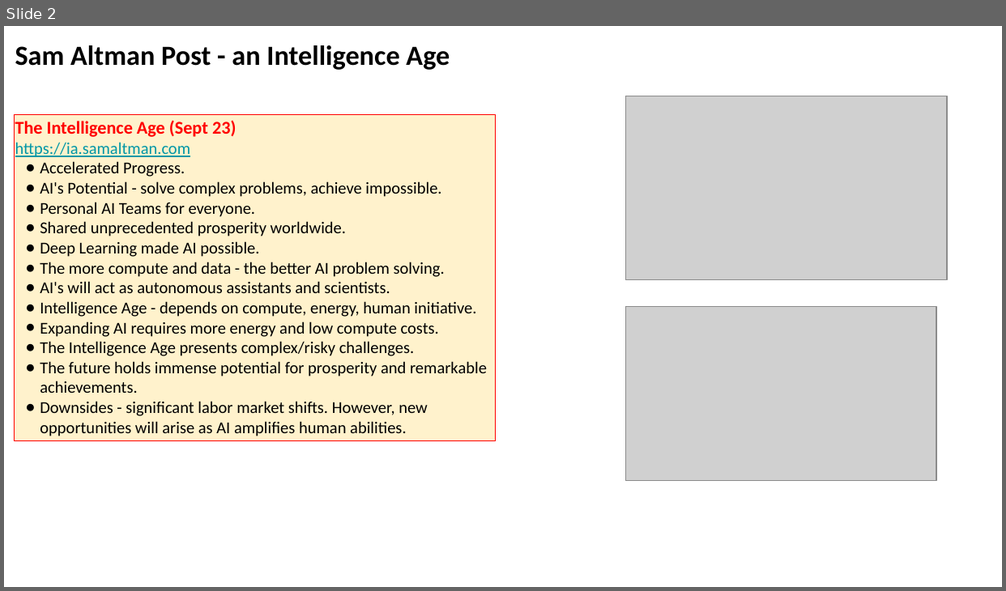
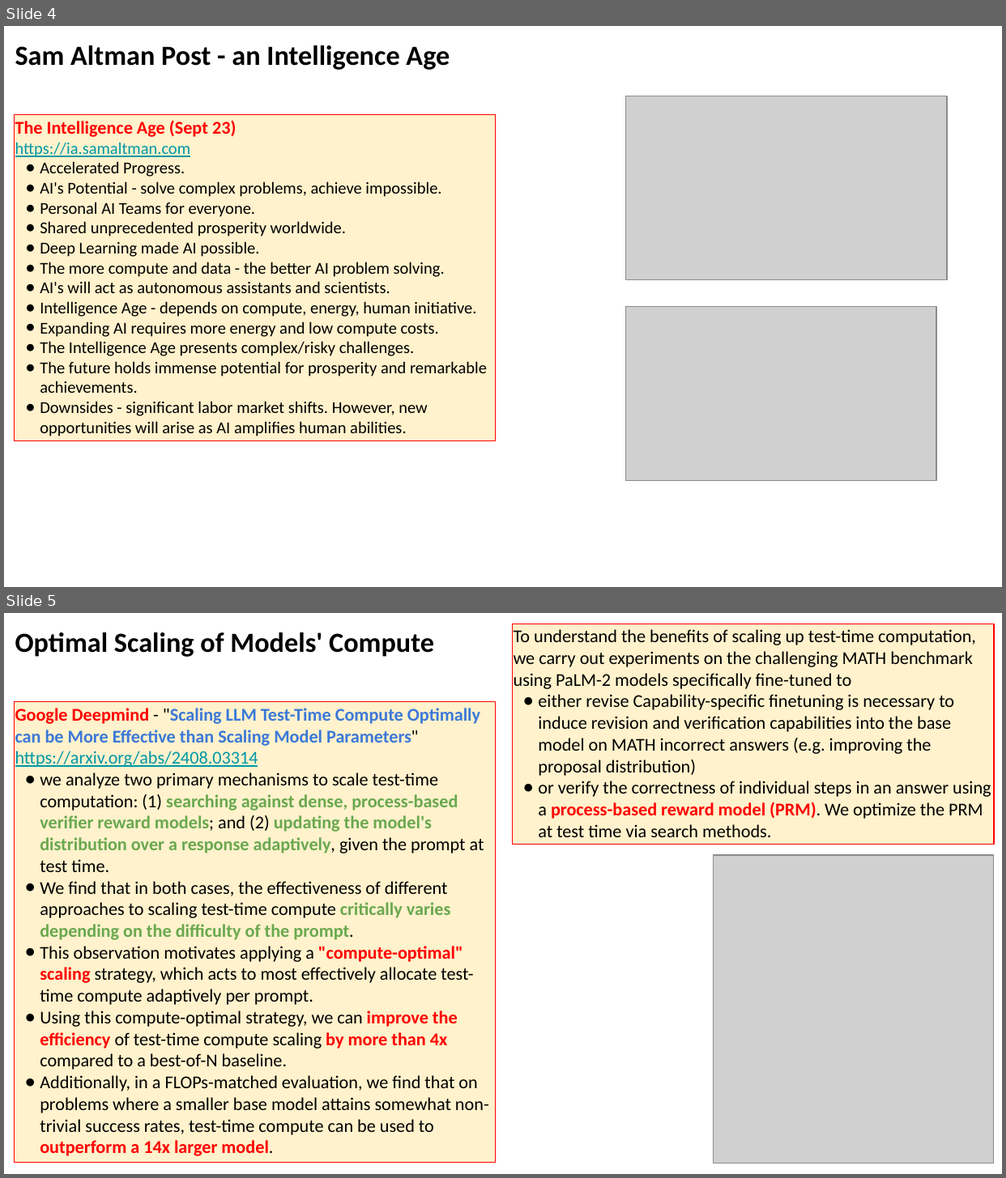
Before and after one commit to lselector/seminar, a slide deck: 2024/2024-09-27-AI-Updates.pptx. Shown one above the other, each under a label of ours: slide 2 before the commit, slides 4 and 5 after it. The pictures are 1006x591 and 1006x1178 pixels, drawn with LibreOffice and Linux fonts; fonts in the diff are those of the drawing; grey boxes stand for pictures. Boxes give left, top, right and bottom in pixels: in the first picture for what was removed or moved away, otherwise in the second. Text is boxed around its words. In the diff, an @@ line names an element or a change of style, - is before the commit and + after.

```diff
--- a/2024/2024-09-27-AI-Updates.pptx
+++ b/2024/2024-09-27-AI-Updates.pptx
@@ slide 5 added at (4, 613, 1002, 1174), background #FFFFFF @@
@@ text added at (15, 632, 434, 657), 20 pt, text #000000, bold @@
+Optimal Scaling of Models' Compute
@@ rectangle added at (512, 624, 994, 845), fill #FFF2CC, outline #FF0000 0.75 pt, 13 pt, text #000000 @@
+To understand the benefits of scaling up test-time computation, we carry out experiments on the challenging MATH benchmark using PaLM-2 models specifically fine-tuned to
+● either revise Capability-specific finetuning is necessary to induce revision and verification capabilities into the base model on MATH incorrect answers (e.g. improving the proposal distribution)
+● or verify the correctness of individual steps in an answer using a process-based reward model (PRM). We optimize the PRM at test time via search methods.
@@ rectangle added at (14, 702, 496, 1163), fill #FFF2CC, outline #FF0000 0.75 pt, 13 pt, text #000000 @@
+Google Deepmind - "Scaling LLM Test-Time Compute Optimally can be More Effective than Scaling Model Parameters"
+https://arxiv.org/abs/2408.03314
+● we analyze two primary mechanisms to scale test-time computation: (1) searching against dense, process-based verifier reward models; and (2) updating the model's distribution over a response adaptively, given the prompt at test time.
+● We find that in both cases, the effectiveness of different approaches to scaling test-time compute critically varies depending on the difficulty of the prompt.
+● This observation motivates applying a "compute-optimal" scaling strategy, which acts to most effectively allocate test-time compute adaptively per prompt.
+● Using this compute-optimal strategy, we can improve the efficiency of test-time compute scaling by more than 4x compared to a best-of-N baseline.
+● Additionally, in a FLOPs-matched evaluation, we find that on problems where a smaller base model attains somewhat non-trivial success rates, test-time compute can be used to outperform a 14x larger model.
@@ picture added at (713, 855, 993, 1164) @@
@@ what was slide 2 is now slide 4 @@
```
Also in this commit, not shown: 5 slides changed, 5 other slides added, 1 slide removed.
